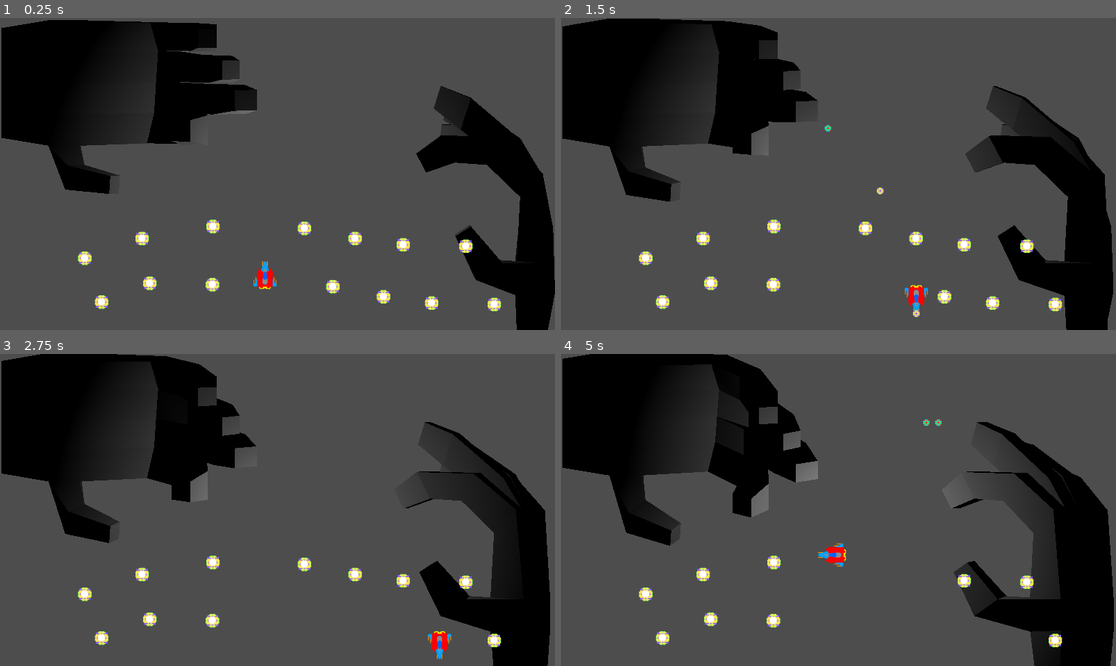
Above: before the commit, frames 1-4 (two rows, left to right).
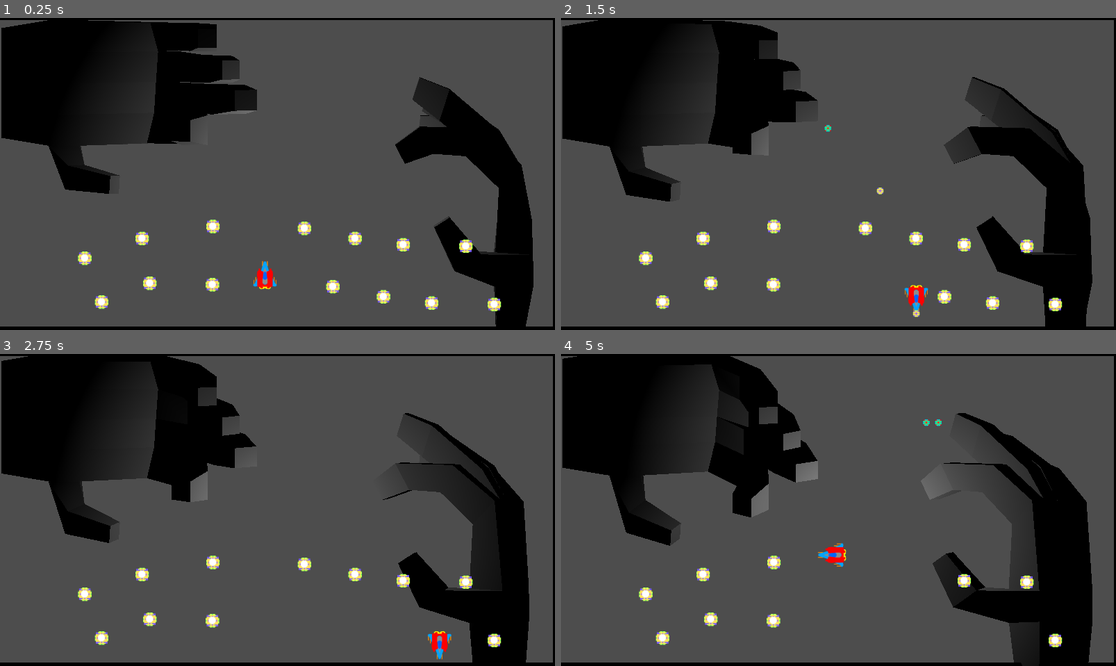
Above: after the commit, the same moments.

Repository: gamkedo-la/AttackStackCharlie
Game: Godot game, scene res://MainPlay.tscn
Two runs of this game, one before a commit and one after it. Both use one fixed random seed, a clock stepped at 60 frames per second and the inputs below.
Inputs:
- Up to frame 1 (0.25 s): no input
- Up to frame 2 (1.5 s): hold D (move right) 0.53-1.28 s; hold Space (shoot) 0.53-1.28 s; hold S (move down) from 1.28 s (still down); tap Space (shoot) at 1.35 s
- Up to frame 3 (2.75 s): release S (move down) at 2.03 s; hold D (move right) from 2.03 s (still down); hold Space (shoot) from 2.03 s (still down)
- Up to frame 4 (5 s): release D (move right) at 2.78 s; release Space (shoot) at 2.78 s; hold W (move up) 2.78-3.53 s; tap Space (shoot) at 2.85, 4.35 s; hold Space (shoot) 3.53-4.28 s; hold A (move left) from 3.53 s (still down)

The runs differ from the first frame. In frame 1, 8.3% of the frame differs, in the area x 0-100%, y 0-100%; in frame 2, 8.3%; in frame 3, 7.9%; in frame 4, 9.3%.

Commit message:
3d background given visual boundaries

Diff:
--- a/MainPlay.tscn
+++ b/MainPlay.tscn
@@ -78,21 +78,41 @@
 [node name="Powerup14" parent="PowerupsTest" instance=ExtResource("2_4aj01")]
 position = Vector2(211, 590)
 
-[node name="Camera3D" type="Camera3D" parent="."]
-transform = Transform3D(1, -6.97574e-16, -1.5246e-23, -1.5246e-23, -4.37114e-08, 1, -6.97574e-16, -1, -4.37114e-08, 17.5481, 13.0985, 9.98588)
-projection = 1
-size = 20.0
+[node name="3D background scene" type="Node" parent="."]
 
-[node name="vr-hand" parent="." instance=ExtResource("3_y3jsb")]
+[node name="vr-hand2" parent="3D background scene" instance=ExtResource("3_y3jsb")]
+transform = Transform3D(-0.000978079, 0.999362, 0.0356885, -0.0273807, -0.0357019, 0.998987, 0.999625, -8.739e-08, 0.0273982, 32.4346, 0.0001297, 11.0338)
+script = ExtResource("4_6wt8j")
+spinZ = 1
+
+[node name="3D boundaries" type="Node" parent="3D background scene"]
+
+[node name="3d left" type="CSGBox3D" parent="3D background scene/3D boundaries"]
+transform = Transform3D(1, 0, 0, 0, 1, 0, 0, 0, 1, -0.731264, 4.99725, 9.98039)
+size = Vector3(1, 1, 20.3375)
+
+[node name="3d top" type="CSGBox3D" parent="3D background scene/3D boundaries"]
+transform = Transform3D(1, 0, 0, 0, 1, 0, 0, 0, 1, 17.4762, 4.99725, -0.271633)
+size = Vector3(36.7784, 1, 0.786194)
+
+[node name="3d bottom" type="CSGBox3D" parent="3D background scene/3D boundaries"]
+transform = Transform3D(1, 0, 0, 0, 1, 0, 0, 0, 1, 17.4762, 4.99725, 20.1256)
+size = Vector3(36.7784, 1, 0.72316)
+
+[node name="3d right" type="CSGBox3D" parent="3D background scene/3D boundaries"]
+transform = Transform3D(1, 0, 0, 0, 1, 0, 0, 0, 1, 35.7226, 4.99725, 10.0399)
+size = Vector3(1, 1, 20.2183)
+
+[node name="OmniLight3D" type="OmniLight3D" parent="3D background scene"]
+transform = Transform3D(1, 0, 0, 0, 1, 0, 0, 0, 1, 18.6197, 4.99725, 11.2573)
+omni_range = 17.632
+
+[node name="vr-hand" parent="3D background scene" instance=ExtResource("3_y3jsb")]
 transform = Transform3D(-1, 8.74228e-08, 3.48787e-16, -8.74228e-08, -1, -3.48787e-16, 3.48787e-16, -3.48787e-16, 1, 8.85775, 0.0001297, 1.15203)
 script = ExtResource("4_6wt8j")
 spinX = 1
 
-[node name="vr-hand2" parent="." instance=ExtResource("3_y3jsb")]
-transform = Transform3D(-0.000978079, 0.999362, 0.0356885, -0.0273807, -0.0357019, 0.998987, 0.999625, -8.739e-08, 0.0273982, 33.7965, 0.0001297, 11.5946)
-script = ExtResource("4_6wt8j")
-spinZ = 1
-
-[node name="OmniLight3D" type="OmniLight3D" parent="."]
-transform = Transform3D(1, 0, 0, 0, 1, 0, 0, 0, 1, 18.6197, 4.99725, 11.2573)
-omni_range = 17.632
+[node name="Camera3D" type="Camera3D" parent="3D background scene"]
+transform = Transform3D(1, -6.97574e-16, -1.5246e-23, -1.5246e-23, -4.37114e-08, 1, -6.97574e-16, -1, -4.37114e-08, 17.5481, 13.0985, 9.98588)
+projection = 1
+size = 20.0
